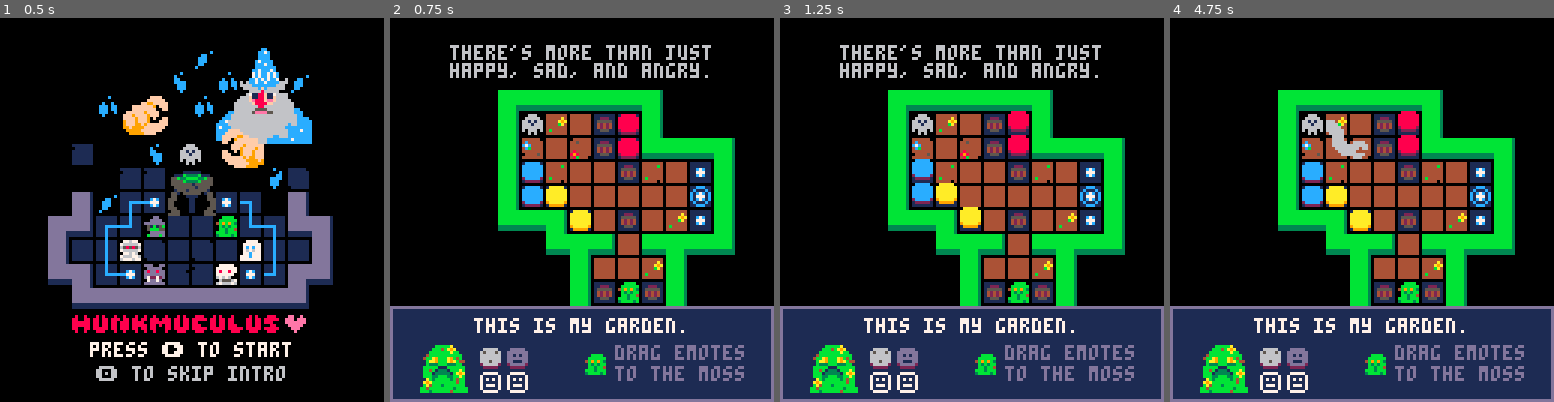
Above: before the commit, frames 1-4 (left to right).
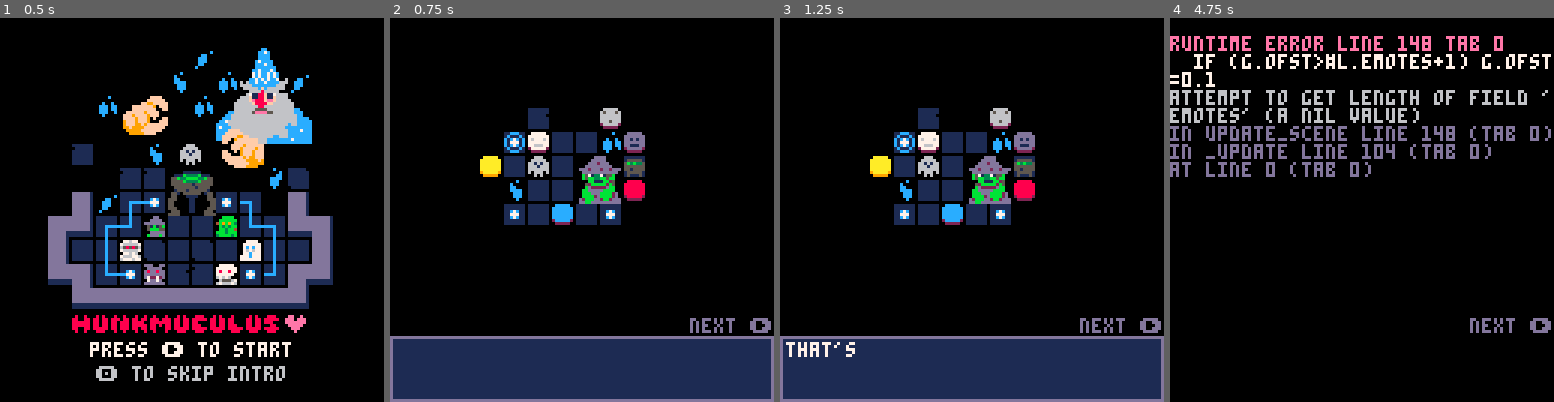
Above: after the commit, the same moments.

Repository: MisuseofMana/pico-8-carts
Game: PICO-8 cartridge hunkmunculus/hunkmunculus.p8
The game is run twice, just before and just after one commit, with the same random seed, the same clock (stepped at 60 frames per second) and the same inputs.
Inputs:
- Up to frame 1 (0.5 s): tap X (X key) at 0.33 s
- Up to frame 2 (0.75 s): tap O (Z key) at 0.7 s
- Up to frame 3 (1.25 s): tap X (X key) at 1.07 s
- Up to frame 4 (4.75 s): hold Right 1.6-2.1 s; tap O (Z key) every 0.4 s from 1.7 to 4.5 s; tap X (X key) at 1.85, 2.97, 4.08 s; hold Up 2.15-2.42 s; hold Right 2.47-3.03 s; hold Left 3.08-3.58 s; hold Down 3.63-3.97 s; hold Right 4.02-4.68 s; hold Up from 4.73 s (still down)

Frame 1 is identical in both runs. In frame 2, 39% of the frame differs, in the area x 0-100%, y 7-98%; in frame 3, 39%; in frame 4, 54%, in the area x 0-100%, y 4-100%.
Error after the commit: runtime error line 148 tab 0; if (g.ofst>#l.emotes+1) g.ofst=0.1; attempt to get length of field 'emotes' (a nil value)

Commit message:
update to cutscenes

Diff:
--- a/hunkmunculus/hunkmunculus.p8
+++ b/hunkmunculus/hunkmunculus.p8
@@ -61,7 +61,7 @@
 		scene=1,
 	}
 
-	lmap=leveldata
+	lmap=leveldata()
 
 	l={}
 	resetl={}
@@ -99,7 +99,7 @@
 	}
 
 	save_lvl()
-	init_lvl(9)
+	init_lvl(5)
 	music(0)
 end
 
@@ -143,12 +143,12 @@
 end
 
 function update_level()
-	g.ofst+=0.1
-	if (g.ofst>#l.emotes+1) g.ofst=0.1
 	music(-1)
 	if reading then
 		tb_update()
 	else
+		g.ofst+=0.1
+		if (g.ofst>#l.emotes+1) g.ofst=0.1
 		handle_input()
 	end
 end
@@ -331,14 +331,19 @@
 end
 
 function draw_level()
-	map(unpack(l.rm))
-	draw_emotes()
-	draw_items()
-	draw_player()
-	draw_hand()
-	draw_ui()
-	if #a<1 then
-		draw_hints()
+	if l.tp=="cutscene" then
+		tb_draw()
+		print('next ➡️', 100,100,13)
+	else
+		map(unpack(l.rm))
+		draw_emotes()
+		draw_items()
+		draw_player()
+		draw_hand()
+		draw_ui()
+		if #a<1 then
+			draw_hints()
+		end
 	end
 end
 
@@ -492,10 +497,10 @@
   i=1,
   cur=0,
   char=0,
-  x=0, -- x coordinate
-  y=106, -- y coordginate
-  w=127, -- text box width
-  h=21, -- text box height
+  x=0, --x coordinate
+  y=106, --y coordginate
+  w=127, --text box width
+  h=21, --text box height
  }
 end
 
@@ -553,25 +558,8 @@
 	draw_scene=drw_order[g.scene]
 end
 
-function reset_lvl()
-	clr_tbl(a)
-	h={
-		x=p.x,
-		y=p.y,
-		sp=4,
-		fh=false,
-		fv=false,
-		grab=false
-	}
-	init_lvl(g.l)
-end
-
 function save_lvl()
 	memcpy(save_dest,msrc,mlgth)
-end
-
-function p_origin(t)
-	return t[1]==p.x and t[2]==p.y
 end
 
 function chk_for_merge()
@@ -581,10 +569,6 @@
 	--result merge position
 	local rmp=l.mrga
 
-	if #l.mrga<=0 then
-		return
-	end
-
 	--if merge location has emote
 	if crd_has_emote(rmp) then
 		--do nothing and early exit
@@ -609,8 +593,6 @@
 			for v in all(input) do
 				delete_emote_at(v)
 			end
-
-			why=newsp
 
 			add(l.emotes, {
 				x=rmp.x,
@@ -628,9 +610,6 @@
 				f=4
 			})
 		end
-
-		--remove all consumed sprites
-		--generate new sprite at altar
 	end
 end
 
@@ -749,21 +728,6 @@
 	["⬅️⬇️"]={16},
 	["⬆️➡️"]={16}
 }
-
---offset by inpt
-function calc(n,sz,px,py)
-	if px then px=cx+px end
-	if py then py=cy+py end
-	if px == nil then px=cx end
-	if py == nil then py=cy end
-	return {
-		n,
-		px,
-		py,
-		sz,
-		sz,
-	}
-end
 
 story_drw={
 	{108,0,30,30,8,5},
@@ -830,6 +794,11 @@
 	--set level to mapped level
 	l=lmap[li]
 
+	if lmap[li].tp=="cutscene" then
+		tb_init(lmap[li].voice,lmap[li].txt,lmap[li].drw)
+		return
+	end
+
 	l.won=false
 	l.lost=false
 	--static tiles
@@ -857,8 +826,8 @@
 	local pstart={0,0}
 
 	--loop through all map tiles
-	for mx=mxfrom,mxto do
-		for my=myfrom,myto do
+	for mx=mxfrom,mxto-1 do
+		for my=myfrom,myto-1 do
 			local tile=mget(mx,my)
 			local flag=fget(tile)
 			local k=tkey({x=mx,y=my})
@@ -955,188 +924,257 @@
 	clr_tbl(p.emotes)
 end
 
-leveldata={
-	{
-		--lvl 1 witch intro
-		rm={0,0,36,35,7,5},
-		goal={31},
-		intro="hey lil guy, what's up?",
+function leveldata()
+	local defaults = {
+		rm={},
+		goal={},
+		intro="",
 		lose="",
-		win="still learning to talk huh?",
+		win="",
 		banter={},
-		txt={
-			{"⬆️➡️⬇️⬅️ to move hand",8},
-			{"hold ❎/x to grab",2},
-			{"drag floating emotes."},
-		}
-	},
-	{
-		--lvl 2 witch second intro
-		rm={7,0,30,40,9,5},
-		goal={46,30},
-		intro="did the wizard send you?",
-		lose="you're not making any sense.",
-		win="something's wrong with him?",
-		banter={
-			"i'll take that as a yes.",
+		txt={},
+		tp="level"
+	}
+
+	local witch_levels = {
+		{
+			tp="level",
+			--lvl 1 witch intro
+			rm={0,0,36,35,7,5},
+			goal={31},
+			intro="hey lil guy, what's up?",
+			lose="",
+			win="still learning to talk huh?",
+			banter={},
+			txt={
+				{"⬆️➡️⬇️⬅️ to move hand",8},
+				{"hold ❎/x to grab",2},
+				{"drag floating emotes."},
+			}
 		},
-		txt={
-			{"respond with the right"},
-			{"emotes in the right order"},
-			{"to complete a level."},
-		}
-	},
-	{
-		--lvl 3 witch color merge
-		rm={25,0,40,30,7,7},
-		goal={12},
-		intro="you need more emotional depth.",
-		lose="that doesn't seem right...",
-		win="nice that's happy!",
-		banter={},
-		txt={
-			{"combine two yellow to"},
-			{"make a happy emote."},
+		{
+			tp="level",
+			--lvl 2 witch second intro
+			rm={7,0,30,40,9,5},
+			goal={46,30},
+			intro="did the wizard send you?",
+			lose="you're not making any sense.",
+			win="something's wrong with him?",
+			banter={
+				"i'll take that as a yes.",
+			},
+			txt={
+				{"respond with the right"},
+				{"emotes in the right order"},
+				{"to complete a level."},
+			}
 		},
-	},
-	{
-		--lvl 4 witch color merge 2
-		rm={32,0,30,34,7,5},
-		goal={13,14},
-		intro="show me angry...",
-		lose="tsk tsk, that's not it.",
-		win="nice work, you learn fast!",
-		banter={"great! now do sad."},
-		txt={
-			{"match two red for angry."},
-			{"match two blue for sad."}
+		{
+			--lvl 3 witch color merge
+			tp="level",
+			rm={25,0,40,30,7,7},
+			goal={12},
+			intro="you need more emotional depth.",
+			lose="that doesn't seem right...",
+			win="nice that's happy!",
+			banter={},
+			txt={
+				{"combine two yellow to"},
+				{"make a happy emote."},
+			},
 		},
-	},
-	{
-		--lvl 6 witch next level
-		rm={50,0,30,34,11,7},
-		goal={46},
-		intro="i've taught you all i know.",
-		lose="",
-		win="go visit my friend, moss.",
-		banter={},
-		txt={}
-	},
-	{
-		--lvl 7 moss intro barrels
-		rm={59,0,30,24,9,9},
-		goal={31},
-		intro="w-who's out there?",
-		lose="",
-		win="oh! a homunculus!?",
-		banter={},
-		txt={
-			{"barrels can be pushed"},
-			{"into empty spaces."}
+		{
+			--lvl 4 witch color merge 2
+			tp="level",
+			rm={32,0,40,34,7,5},
+			goal={13,14},
+			intro="show me angry...",
+			lose="tsk tsk, that's not it.",
+			win="nice work, you learn fast!",
+			banter={"great! now do sad."},
+			txt={
+				{"match two red for angry."},
+				{"match two blue for sad."}
+			},
 		},
-	},
-	{
-		--lvl 8 moss sokoban
-		rm={68,0,36,24,7,8},
-		goal={30,46},
-		intro="s-sorry for being nervous.",
-		lose="what...",
-		win="come with m-me.",
-		banter={"did t-the witch send you?"},
-		txt={
-			{"if you get stuck, pause"},
-			{"and choose reset level."}
+		{
+			tp="cutscene",
+			voice=19,
+			txt={
+[[that's all i can teach
+you lil guy.]],
+[[go see my friend moss now.]],
+[[he'll know more about
+how to cheer up your
+wizard creator.]]
+			},
+			drw={
+				{93,0,30,30,7,6},
+				{92,6,30,30,6,5},
+				{92,11,40,40,5,3},
+			}
 		},
-	},
-	{
-		--lvl 9 moss adv colors
-		rm={39,0,30,34,11,7},
-		goal={63,98,99},
-		intro="try ∧mixing∧ colors.",
-		lose="that's not it...",
-		win="green is my favorite ♥",
-		banter={
-			"a lovely orange.",
-			"what a nice purple.",
+	}
+
+	local moss_levels = {
+		{
+			tp="level",
+			--lvl 7 moss intro barrels
+			rm={59,0,30,24,9,9},
+			goal={31},
+			intro="w-who's out there?",
+			lose="",
+			win="oh! a homunculus!?",
+			banter={},
+			txt={
+				{"barrels can be pushed"},
+				{"into empty spaces."}
+			},
 		},
-		txt={
-			{"mixing primary colors"},
-			{"makes secondary colors."}
+		{
+			tp="level",
+			--lvl 8 moss sokoban
+			rm={68,0,36,24,7,8},
+			goal={30,46},
+			intro="s-sorry for being nervous.",
+			lose="what...",
+			win="come with m-me.",
+			banter={"did t-the witch send you?"},
+			txt={
+				{"if you get stuck, pause"},
+				{"and choose reset level."}
+			},
 		},
-	},
-	{
-		--lvl 9 moss garden
-		rm={75,0,36,24,10,10},
-		goal={30,46},
-		intro="this is my garden.",
-		lose="i don't get it...",
-		win="let me t-teach you more.",
-		banter={
-			"it's nice here, right?",
-			"colors are the best.",
+		{
+			tp="level",
+			--lvl 9 moss adv colors
+			rm={39,0,30,34,11,7},
+			goal={63,98,99},
+			intro="try ∧mixing∧ colors.",
+			lose="that's not it...",
+			win="green is my favorite ♥",
+			banter={
+				"a lovely orange.",
+				"what a nice purple.",
+			},
+			txt={
+				{"mixing primary colors"},
+				{"makes secondary colors."}
+			},
 		},
-		txt={
-			{"there's more than just"},
-			{"happy, sad, and angry."}
+		{
+			tp="level",
+			--lvl 9 moss garden
+			rm={75,0,36,24,10,10},
+			goal={30,46},
+			intro="this is my garden.",
+			lose="i don't get it...",
+			win="let me t-teach you more.",
+			banter={
+				"it's nice here, right?",
+				"colors are the best.",
+			},
+			txt={
+				{"there's more than just"},
+				{"happy, sad, and angry."}
+			},
 		},
-	},
-	{
-		--lvl 9 moss garden end
-		rm={85,0,36,24,8,6},
-		goal={31,31,31,31},
-		intro="thanks for visiting...",
-		lose="",
-		win="just match his energy.",
-		banter={
-		"go see the skeleton.",
-		"he's a bit odd..",
-		"but he's a good guy."
+		{
+			tp="level",
+			--lvl 9 moss garden end
+			rm={85,0,36,24,8,6},
+			goal={31,31,31,31},
+			intro="thanks for visiting...",
+			lose="",
+			win="just match his energy.",
+			banter={
+			"go see the skeleton.",
+			"he's a bit odd..",
+			"but he's a good guy."
+			},
+			txt={
+				{"if you get stuck, pause"},
+				{"and choose reset level."}
+			},
 		},
-		txt={
-			{"if you get stuck, pause"},
-			{"and choose reset level."}
+	}
+
+	local skeleton_levels = {
+		{
+			tp="level",
+			--lvl 9 skeleton doors
+			rm={0,5,26,32,7,8},
+			goal={46},
+			intro="nobodies home!",
+			lose="",
+			win="i was worried you'd get hurt.",
+			banter={},
+			txt={
+				{"to get past traps, push"},
+				{"boxes onto pressure plates."}
+			},
 		},
-	},
-	{
-		--lvl 9 skeleton doors
-		rm={0,5,26,32,7,8},
-		goal={46},
-		intro="nobodies home!",
-		lose="",
-		win="i was worried you'd get hurt.",
-		banter={},
-		txt={
-			{"to get past traps, push"},
-			{"boxes onto pressure plates."}
+	}
+
+	local mummy_levels = {
+		{
+			tp="level",
+			--lvl 7 mummy severed
+			rm={0,17,30,30,9,5},
+			goal={46},
+			intro="this is going to hurt...",
+			lose="",
+			win="ouch... are you alright?",
+			banter={},
+			txt={
+				{"try activating the trap"},
+				{"while your arm is over it..."},
+			},
 		},
-	},
-	{
-		--lvl 7 mummy severed
-		rm={0,17,30,30,9,5},
-		goal={46},
-		intro="this is going to hurt...",
-		lose="",
-		win="ouch... are you alright?",
-		banter={},
-		txt={
-			{"try activating the trap"},
-			{"while your arm is over it..."},
+		{
+			tp="level",
+			--lvl 8 test
+			rm={0,17,30,30,9,7},
+			goal={12},
+			intro="this is going to hurt...",
+			lose="that's got me weirded out.",
+			win="ouch... are you alright?",
+			banter={},
+			txt={
+				{"try activating the trap"},
+				{"while your arm is over it..."},
+			},
 		},
-	},
-	{
-		--lvl 8 test
-		rm={0,17,30,30,9,7},
-		goal={12},
-		intro="this is going to hurt...",
-		lose="that's got me weirded out.",
-		win="ouch... are you alright?",
-		banter={},
-		txt={
-			{"try activating the trap"},
-			{"while your arm is over it..."},
-		},
-	},
-}
+	}
+
+	local ghost_levels = {}
+	local bat_levels = {}
+
+	-- Compile all levels into single sequence
+	local all_levels = {}
+	local idx = 1
+	for _, char_levels in ipairs({witch_levels, moss_levels, skeleton_levels, mummy_levels, ghost_levels, bat_levels}) do
+		for _, level in ipairs(char_levels) do
+			all_levels[idx] = level
+			idx += 1
+		end
+	end
+
+	-- Apply defaults to any missing keys
+	for _, level in ipairs(all_levels) do
+		for key, default_value in pairs(defaults) do
+			if level[key] == nil then
+				if type(default_value) == "table" then
+					level[key] = {}
+				else
+					level[key] = default_value
+				end
+			end
+		end
+	end
+
+	return all_levels
+end
 -->8
 --movement handling
 --map flag lookup
@@ -1521,22 +1559,6 @@
 	end
 end
 
-function is_box(c)
-	local mtile=mtile_from_px(c)
-	local boxes={43}
-	return count(boxes,mtile.ms)>0
-end
-
-function is_key(c)
-	local mtile=mtile_from_px(c)
-	return mtile.mf==3
-end
-
-function is_emote(c)
-	local mtile=mtile_from_px(c)
-	return mtile.mf==4
-end
-
 function is_rune(c)
 	local mtile=mtile_from_px(c)
 	local runes={
@@ -1559,24 +1581,9 @@
 	return count(trps,mtile.ms)>0
 end
 
-function is_empty(c)
-	local mtile=mtile_from_px(c)
-	return mtile.mf==0
-end
-
-function is_player(c)
-	local mtile=mtile_from_px(c)
-	return mtile.mf==3
-end
-
 function is_trp_dwn(c)
 	local mtile=mtile_from_px(c)
 	return mtile.ms==56
-end
-
-function is_trp_up(c)
-	local mtile=mtile_from_px(c)
-	return mtile.ms==55
 end
 
 __gfx__
@@ -1810,20 +1817,20 @@
 0001020202020202020300000404040400000000000006000008000004040404000000000006060000050503030b040400000000000606090a0505050204040405050505000000000000000000000000000000000000000000000000000000000000040400000000000000000000000000000000000000000000000000000000
 0000000000000000000000000000000000000000000000000000000000000000010101010000050500000000000000000000000000000505000000000000000000000000000000000000000000000000000000000000000000000000000000000000000000000000000000000000000000000000000000000000000000000000
 __map__
-292a2a2a3a2a390000292a2a2a39000000292a292a2a2a2a3900292a2a2a3900292a2a2a39000000292a2a2a2a2a2a390000292a2a2a2a2a3900000000000000292a3900292a292aa7a7b6a6a7a7a7a7a7b6000000a6a7a7a7a7a7a7b600000000000000000000000d1800000000300000000032000000000000680045460000
-39543030303039292a3b302e302a2a3900393d393030303039293b2516252a39393e3d252a2a3900393025722573162a39003930303041b32a2a39292a2a292a3b1f2a393901b6b404a5b6b60195b52b3db6000000b601b5b5b4b51fb600000000000000000000444c4d47000000003132300000000000000047004455566800
-3901511f510239390132303b30300239292a293b301e30023939015130510239292a3b011602390039305130513030b02a393901301fb1b20254393954b33930b3b004393930b695b5a4b6b6b4b5a52b3da7a7a7b6b6b5941f2bb52bb60000000000000000000c155c5d152e00003330013130000000446a6b00446465666700
-393030303030392a2a39311e30292a3b392f3901301f3030392a392f722f293b393e3d25292a3b293b303d722fb3b494a43939303030b042292a3b3901b23930b2b1293b39b2a7b6a41fb6b63ea4b5b52ba4b525b6b62bb52b1fb596b600000000000000000000681728690030000031423000310000007a7b00006e6f767700
-2a2a2a2a2a2a3b00002a2a2a2a3b00002a292a39302e304239002a2a2a2a3b002a2a2a2a3b00003901303e723d30a5b5a4392a2a2a2a2a2a3b00003930303bb130293b00393030b6302e39b63e2fb5b5b5b5b516b6b61fb5b5b5b504b60000000000000000000000270e00000000300033000000003300004752537e7f000000
+292a2a2a3a2a390000292a2a2a39000000292a292a2a2a2a3900292a2a2a390000292a2a2a390000292a2a2a2a2a2a390000292a2a2a2a2a3900000000000000292a3900292a292aa7a7b6a6a7a7a7a7a7b6000000a6a7a7a7a7a7a7b600003200001e00000000000d1800000000300000000032000000000000680045460000
+39543030303039292a3b302e302a2a3900393d393030303039293b2516252a39293b3e3d252a3900393025722573162a39003930303041b32a2a39292a2a292a3b1f2a393901b6b404a5b6b60195b52b3db6000000b601b5b5b4b51fb600161f3030442e000000444c4d47000000003132300000000000000047004455566800
+3901301f300239390132303b30300239292a293b301e300239390151305102393901303b1602390039305130513030b02a393901301fb1b20254393954b33930b3b004393930b695b5a4b6b6b4b5a52b3da7a7a7b6b6b5941f2bb52bb62f30013048494200000c155c5d152e00003330013130000000446a6b00446465666700
+393030303030392a2a39311e30292a3b392f3901301f3030392a392f722f293b2a393e3d25293b293b303d722fb3b494a43939303030b042292a3b3901b23930b2b1293b39b2a7b6a41fb6b63ea4b5b52ba4b525b6b62bb52b1fb596b60047303058593d000000681728690030000031423000310000007a7b00006e6f767700
+2a2a2a2a2a2a3b00002a2a2a2a3b00002a292a39302e304239002a2a2a2a3b00002a2a2a2a3b003901303e723d30a5b5a4392a2a2a2a2a2a3b00003930303bb130293b00393030b6302e39b63e2fb5b5b5b5b516b6b61fb5b5b5b504b60025303e30250000000000270e00000000300033000000003300004752537e7f000000
 0000292a390000292a2a2a2a2a2a2a3900393e39303030303900000000000000000000000000002a2a392f723eb2b59504390000000000000000002a39302b3030390000392b2b3030b2b6a7a7b62fb52bb59525b6a7a7a7a7a7a7a7b70000000000000000003333000000000000000000000000000000333360610000693100
-00293b062a3900393030303130320639002a2a2a2a2a2a2a3b000000000000000000000000000000002a2a2a2a2a2a2a2a3b0000000000000000000039303930b3390000393030b33030390000a7a6b7b5a7a6a7b700000000000000000000000000000000306c6d300000000000004546000000003968172670712518003900
-293b1f1f1f2a3939300130313032323900000000000000000000000000000000000000000000000000000000000000000000000000000000000000002a2a2a2a2a3b00002a2a2a3a3a3a3b000000b6b5b595b6000000000000000000000000000000000031307c7d313100000000445556680000293b17280230300427182a39
-292a3b192a2a393930303031323230390000000000000000000000000000000000000000000000000000000000000000000000000000000000000000000000000000000000000000000000000000b62b042bb6000000000000000000000000000000000000303131300000000047909192936900393034033130313005343039
-392b2b092b2b392a2a2a2a2a2a2a2a3b0000000000000000000000000000000000000000000000000000000000000000000000000000000000000000000000000000000000000000000000000000a7a7a7a7b700000000000000000000000000000000000000333300000000292aa0a1a2a32a392a392726073233062528293b
-392b303001543900000000000000000000000000000000000000000000000000000000000000000000000000000000000000000000000000000000000000000000000000000000000000000000000000000000000000000000000000000000000000808182838485868788893930013132303339002a2a2a2a2a2a2a2a2a3b00
-2a39251625293b00000000000000000000000000000000000000000000000000000000000000000000000000000000000000000000000000000000000000000000000000000000000000000000000000000000000000000000000000000000000000000000000000000000002a2a2a2a2a2a2a3b008081828384858687888900
-002a2a2a2a3b0000000000000000000000000000000000000000000000000000000000000000000000000000000000000000000000000000000000000000000000000000000000000000000000000000000000000000000000000000000000000000000000000000000000320000000047004849004a4b00683c001f0d0e0f00
-00000000000000000000000000000000000000000000000000000000000000000000000000000000000000000000000000000000000000000000000000000000000000000000000000000000000000000000000000000000000000000000000000000000000000000032333332000000000f5859695a5b0d0001000c52532e00
+00293b062a3900393030303130320639002a2a2a2a2a2a2a3b000000000000000000000000000000002a2a2a2a2a2a2a2a3b0000000000000000000039303930b3390000393030b33030390000a7a6b7b5a7a6a7b700000000000000000000320000000000306c6d300000000000004546000000003968172670712518003900
+293b1f1f1f2a3939300130313032323900000000000000000000000000000000000000000000000000000000000000000000000000000000000000002a2a2a2a2a3b00002a2a2a3a3a3a3b000000b6b5b595b6000000000000000000003330303000000031307c7d313100000000445556680000293b17280230300427182a39
+292a3b192a2a393930303031323230390000000000000000000000000000000000000000000000000000000000000000000000000000000000000000000000000000000000000000000000000000b62b042bb6000000000000000000323001025431000000303131300000000047909192936900393034033130313005343039
+392b2b092b2b392a2a2a2a2a2a2a2a3b0000000000000000000000000000000000000000000000000000000000000000000000000000000000000000000000000000000000000000000000000000a7a7a7a7b700000000000000000000303030310000000000333300000000292aa0a1a2a32a392a392726073233062528293b
+392b303001543900000000000000000000000000000000000000000000000000000000000000000000000000000000000000000000000000000000000000000000000000000000000000000000000000000000000000000000000000000030000000808182838485868788893930013132303339002a2a2a2a2a2a2a2a2a3b00
+2a39251625293b000000000000000000000000000000000000000000000000000000000000000000000000000000000000000000000000000000000000000000000000000000000000000000000000000000000000000000000000000001113c0400000000000000000000002a2a2a2a2a2a2a3b008081828384858687888900
+002a2a2a2a3b0000000000000000000000000000000000000000000000000000000000000000000000000000000000000000000000000000000000000000000000000000000000000000000000000000000000000000000000000000101321100a00000000000000000000320000000047004849004a4b00683c001f0d0e0f00
+00000000000000000000000000000000000000000000000000000000000000000000000000000000000000000000000000000000000000000000000000000000000000000000000000000000000000000000000000000000000000002014122100000000000000000032333332000000000f5859695a5b0d0001000c52532e00
 0000000000000000000000000000000000000000000000000000000000000000000000000000000000000000000000000000000000000000000000000000000000000000000000000000000000000000000000000000000000000000000000000000000000000000304406076830000005292a2a2a2a2a390440001d1c1e1f00
 00000000000000000000000000000000000000000000000000000000000000000000000000000000000000000000000000000000000000000000000000000000000000000000000000000000000000000000000000000000000000000000000000000000000000303303525302330044293b25151615262a3900003360613300
 0000000000000000000000000000000000000000000000000000000000000000000000000000000000000000000000000000000000000000000000000000000000000000000000000000000000000000000000000000000000000000000000000000000000000032324704056932320039023230013232033900323070713031
Not shown, changed: the sound effects (__sfx__) section of hunkmunculus/hunkmunculus.p8
